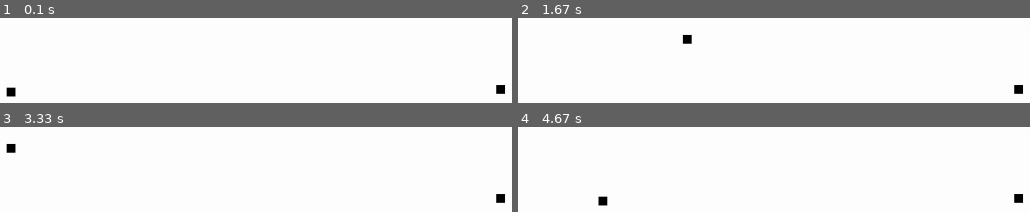
Above: before the commit, frames 1-4 (two rows, left to right).
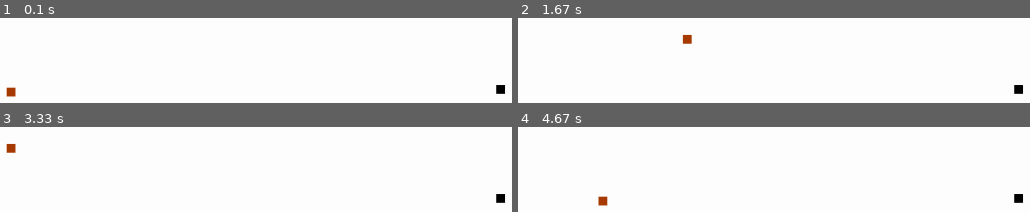
Above: after the commit, the same moments.

Repository: backraw/PyGame_Snake
Game: pygame game, started from main.py
Two runs of this game, one before a commit and one after it. Both use one fixed random seed, a clock stepped at 60 frames per second and the inputs below.
Inputs:
- Up to frame 1 (0.1 s): no input
- Up to frame 2 (1.67 s): hold Right 0.33-0.8 s; hold Up 0.83-1.13 s; hold Right 1.17-1.63 s
- Up to frame 3 (3.33 s): hold Left 1.67-2.2 s; hold Down 2.23-2.53 s; hold Left 2.57-2.97 s; hold Up from 3 s (still down)
- Up to frame 4 (4.67 s): release Up at 3.37 s; hold Right 3.4-4.03 s; hold Down 4.07-4.43 s; hold Left from 4.47 s (still down)

The runs differ from the first frame. In frame 1, 0.2% of the frame differs, in the area x 1-4%, y 81-93%; in frame 2, 0.2%; in frame 3, 0.2%; in frame 4, 0.2%.

Commit message:
initial commit

Diff:
--- a/main.py
+++ b/main.py
@@ -17,8 +17,9 @@
 WINDOW_SIZE = (1024, 768)
 
 # Store colors
-WHITE = (255, 255, 255)
-BLACK = (0, 0, 0)
+COLOR_WHITE = (255, 255, 255)
+COLOR_BLACK = (0, 0, 0)
+COLOR_SNAKE = (170, 60, 0)
 
 # Store the size of a box
 BOX_SIZE = 10
@@ -129,13 +130,13 @@
         snake.to_eat = Box(randint(0, WINDOW_SIZE[0]), randint(0, WINDOW_SIZE[1]))
 
     # Set a white background
-    surface.fill(WHITE)
+    surface.fill(COLOR_WHITE)
 
     # Draw the snake
-    pygame.draw.rect(surface, BLACK, (snake.x, snake.y, snake.width, snake.heigt))
+    pygame.draw.rect(surface, COLOR_SNAKE, (snake.x, snake.y, snake.width, snake.heigt))
 
     # Draw the box to eat
-    pygame.draw.rect(surface, BLACK, (snake.to_eat.x, snake.to_eat.y, BOX_SIZE, BOX_SIZE))
+    pygame.draw.rect(surface, COLOR_BLACK, (snake.to_eat.x, snake.to_eat.y, BOX_SIZE, BOX_SIZE))
 
     # Don't quit the main loop
     return True
